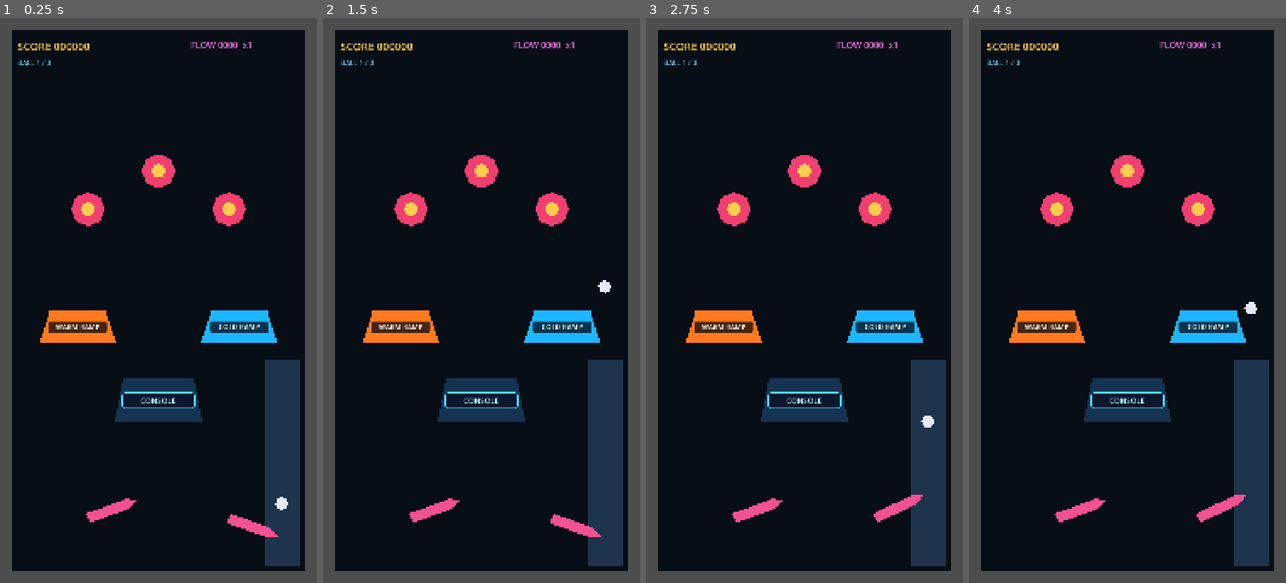
Above: before the commit, frames 1-4 (left to right).
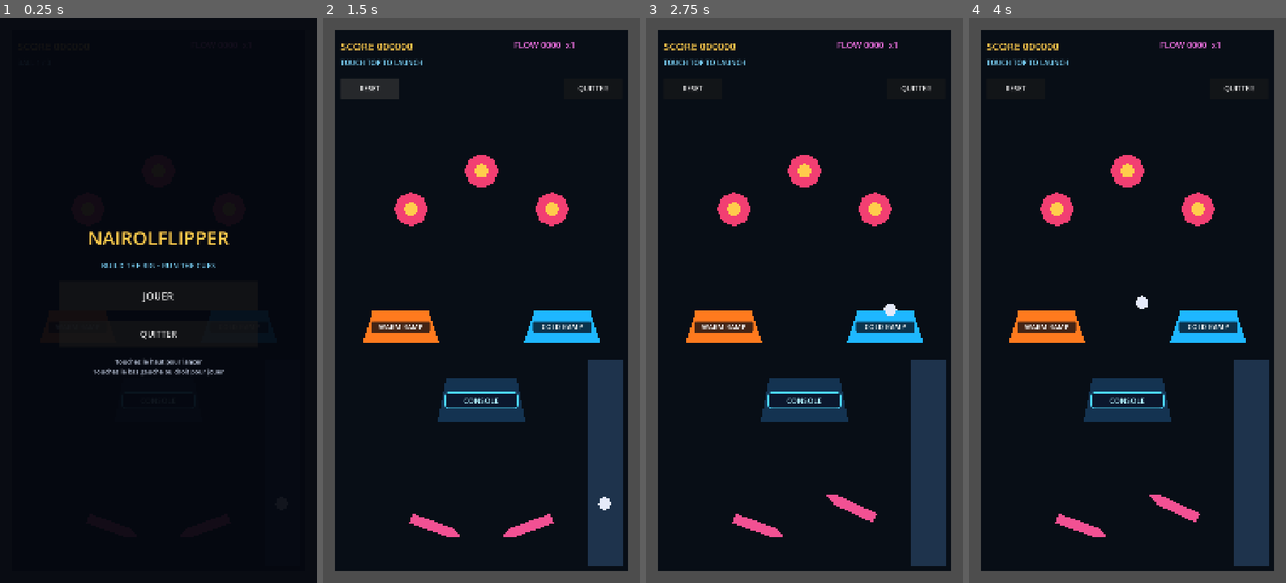
Above: after the commit, the same moments.

Repository: Nairolf138/NairolFlipper
Game: Godot game, scene res://scenes/app/Main.tscn
Two runs of this game, one before a commit and one after it. Both use one fixed random seed, a clock stepped at 60 frames per second and the inputs below.
Inputs (mouse positions are in pixels of both pictures, inside the frame that each line leads up to):
- Up to frame 1 (0.25 s): no input
- Up to frame 2 (1.5 s): click (481, 294) at 0.5 s, where only the run after the commit has a clickable "JOUER"; click (370, 85) at 1.25 s, where only the run after the commit has a clickable "RESET"
- Up to frame 3 (2.75 s): move the mouse to (874, 272) at 2.02 s; hold D (flipper_right) from 2.03 s (still down); click (874, 272) at 2.17 s
- Up to frame 4 (4 s): release D (flipper_right) at 2.75 s; drag from (1064, 328) to (1127, 577) at 2.77 s; move the mouse to (1159, 176) at 3.52 s; hold D (flipper_right) from 3.53 s (still down); click (1159, 176) at 3.67 s

The runs differ from the first frame. In frame 1, 23% of the frame differs, in the area x 0-100%, y 0-100%; in frame 2, 2.0%; in frame 3, 1.4%; in frame 4, 1.4%.

Commit message:
fix: address first Android playtest blockers

Diff:
--- a/data/tuning/PhysicsTuning.tres
+++ b/data/tuning/PhysicsTuning.tres
@@ -4,11 +4,12 @@
 
 [resource]
 script = ExtResource("1_tuning")
-mass = 1.0
-gravity_scale = 1.0
-friction = 0.2
-bounce = 0.75
-linear_damp = 0.0
-angular_damp = 0.05
-max_speed = 2600.0
-launch_force = 1250.0
+mass = 1.25
+gravity_scale = 1.15
+friction = 0.35
+bounce = 0.38
+linear_damp = 0.08
+angular_damp = 0.12
+max_speed = 2200.0
+launch_force = 1900.0
+launch_direction = Vector2(-0.16, -1)
--- a/project.godot
+++ b/project.godot
@@ -13,6 +13,7 @@
 window/size/viewport_height=1920
 window/size/window_width_override=540
 window/size/window_height_override=960
+window/handheld/orientation=1
 window/stretch/mode="canvas_items"
 
 [rendering]
--- a/scenes/app/Main.tscn
+++ b/scenes/app/Main.tscn
@@ -148,16 +148,18 @@
 
 [node name="LeftFlipper" parent="." instance=ExtResource("2_flipper")]
 position = Vector2(300, 1700)
+rotation = 0.349066
 action_name = &"flipper_left"
+rest_angle_degrees = 20.0
+active_angle_degrees = -25.0
+
+[node name="RightFlipper" parent="." instance=ExtResource("2_flipper")]
+position = Vector2(780, 1700)
+rotation = -0.349066
+action_name = &"flipper_right"
 rest_angle_degrees = -20.0
 active_angle_degrees = 25.0
-
-[node name="RightFlipper" parent="." instance=ExtResource("2_flipper")]
-position = Vector2(780, 1700)
-scale = Vector2(-1, 1)
-action_name = &"flipper_right"
-rest_angle_degrees = 20.0
-active_angle_degrees = -25.0
+mirrored = true
 
 [node name="KickBumper" parent="." instance=ExtResource("3_bumper")]
 position = Vector2(300, 650)
@@ -173,3 +175,94 @@
 position = Vector2(780, 650)
 bumper_impulse = 700.0
 score_value = 100
+
+[node name="Interface" type="CanvasLayer" parent="."]
+layer = 10
+
+[node name="GameControls" type="Control" parent="Interface"]
+visible = false
+layout_mode = 3
+anchors_preset = 15
+anchor_right = 1.0
+anchor_bottom = 1.0
+grow_horizontal = 2
+grow_vertical = 2
+mouse_filter = 2
+
+[node name="ResetButton" type="Button" parent="Interface/GameControls"]
+layout_mode = 0
+offset_left = 60.0
+offset_top = 205.0
+offset_right = 260.0
+offset_bottom = 275.0
+mouse_filter = 0
+theme_override_font_sizes/font_size = 24
+text = "RESET"
+
+[node name="QuitButton" type="Button" parent="Interface/GameControls"]
+layout_mode = 0
+offset_left = 820.0
+offset_top = 205.0
+offset_right = 1020.0
+offset_bottom = 275.0
+mouse_filter = 0
+theme_override_font_sizes/font_size = 24
+text = "QUITTER"
+
+[node name="StartOverlay" type="ColorRect" parent="Interface"]
+layout_mode = 3
+anchors_preset = 15
+anchor_right = 1.0
+anchor_bottom = 1.0
+grow_horizontal = 2
+grow_vertical = 2
+color = Color(0.02, 0.03, 0.06, 0.94)
+
+[node name="Menu" type="VBoxContainer" parent="Interface/StartOverlay"]
+layout_mode = 1
+anchors_preset = 8
+anchor_left = 0.5
+anchor_top = 0.5
+anchor_right = 0.5
+anchor_bottom = 0.5
+offset_left = -340.0
+offset_top = -300.0
+offset_right = 340.0
+offset_bottom = 300.0
+grow_horizontal = 2
+grow_vertical = 2
+theme_override_constants/separation = 34
+alignment = 1
+
+[node name="Title" type="Label" parent="Interface/StartOverlay/Menu"]
+layout_mode = 2
+theme_override_colors/font_color = Color(1, 0.8, 0.3, 1)
+theme_override_font_sizes/font_size = 64
+text = "NAIROLFLIPPER"
+horizontal_alignment = 1
+
+[node name="Subtitle" type="Label" parent="Interface/StartOverlay/Menu"]
+layout_mode = 2
+theme_override_colors/font_color = Color(0.5, 0.85, 1, 1)
+theme_override_font_sizes/font_size = 26
+text = "BUILD THE RIG • RUN THE CUES"
+horizontal_alignment = 1
+
+[node name="PlayButton" type="Button" parent="Interface/StartOverlay/Menu"]
+custom_minimum_size = Vector2(0, 100)
+layout_mode = 2
+theme_override_font_sizes/font_size = 34
+text = "JOUER"
+
+[node name="QuitButton" type="Button" parent="Interface/StartOverlay/Menu"]
+custom_minimum_size = Vector2(0, 90)
+layout_mode = 2
+theme_override_font_sizes/font_size = 30
+text = "QUITTER"
+
+[node name="Instructions" type="Label" parent="Interface/StartOverlay/Menu"]
+layout_mode = 2
+theme_override_colors/font_color = Color(0.72, 0.76, 0.84, 1)
+theme_override_font_sizes/font_size = 22
+text = "Touchez le haut pour lancer\nTouchez le bas gauche ou droit pour jouer"
+horizontal_alignment = 1
--- a/scripts/app/main.gd
+++ b/scripts/app/main.gd
@@ -17,12 +17,19 @@
 @onready var cue_manager: CueManagerNode = $CueManager
 @onready var audio_service: AudioServiceNode = $AudioService
 @onready var rig_model: RigModelNode = $RigModel
+@onready var start_overlay: Control = $Interface/StartOverlay
+@onready var game_controls: Control = $Interface/GameControls
+@onready var play_button: Button = $Interface/StartOverlay/Menu/PlayButton
+@onready var menu_quit_button: Button = $Interface/StartOverlay/Menu/QuitButton
+@onready var reset_button: Button = $Interface/GameControls/ResetButton
+@onready var game_quit_button: Button = $Interface/GameControls/QuitButton
 
 @export var respawn_delay: float = 1.0
 
 var remaining_balls: int = 3
 var active_ball_index: int = 0
 var game_over: bool = false
+var gameplay_active: bool = false
 var active_touches: Dictionary[int, StringName] = {}
 
 
@@ -30,6 +37,8 @@
 	for ball in balls:
 		ball.ball_drained.connect(_on_ball_drained)
 		ball.input_enabled = false
+	for flipper in [$LeftFlipper, $RightFlipper]:
+		flipper.activated.connect(_on_flipper_activated)
 	drain.body_entered.connect(_on_drain_body_entered)
 	for bumper in get_tree().get_nodes_in_group("score_bumpers"):
 		bumper.bumper_hit.connect(_on_bumper_hit)
@@ -42,10 +51,17 @@
 	flow_manager.flow_changed.connect(_on_flow_changed)
 	cue_manager.audio_changes_requested.connect(audio_service.apply_cue_changes)
 	cue_manager.bonus_awarded.connect(_on_cue_bonus_awarded)
+	play_button.pressed.connect(start_game)
+	menu_quit_button.pressed.connect(_on_quit_pressed)
+	reset_button.pressed.connect(_on_reset_pressed)
+	game_quit_button.pressed.connect(_on_quit_pressed)
 	restart_game()
+	_show_start_menu()
 
 
 func _unhandled_input(event: InputEvent) -> void:
+	if not gameplay_active:
+		return
 	if event.is_action_pressed("launch_ball"):
 		_launch_or_restart()
 	elif event is InputEventScreenTouch:
@@ -61,6 +77,40 @@
 	else:
 		if balls[active_ball_index].launch_ball():
 			playtest_recorder.record_launch()
+			audio_service.request_sfx(&"launcher")
+
+
+func start_game() -> void:
+	gameplay_active = true
+	start_overlay.hide()
+	game_controls.show()
+	restart_game()
+	status_label.text = "TOUCH TOP TO LAUNCH"
+
+
+func _show_start_menu() -> void:
+	gameplay_active = false
+	start_overlay.show()
+	game_controls.hide()
+	_release_all_touches()
+
+
+func _on_reset_pressed() -> void:
+	if not gameplay_active:
+		return
+	playtest_recorder.record_restart()
+	restart_game()
+	status_label.text = "TOUCH TOP TO LAUNCH"
+
+
+func _on_quit_pressed() -> void:
+	playtest_recorder.save_session()
+	get_tree().quit()
+
+
+func _on_flipper_activated(_action_name: StringName) -> void:
+	if gameplay_active:
+		audio_service.request_sfx(&"flipper")
 
 
 func _handle_touch(event: InputEventScreenTouch) -> void:
@@ -105,18 +155,21 @@
 	flow_manager.add_flow(points)
 	cue_manager.add_condition(&"bumper_hit")
 	playtest_recorder.record_bumper_hit(points)
+	audio_service.request_sfx(StringName(String(_bumper_name).to_snake_case()))
 
 
 func _on_ramp_completed(_ramp_id: StringName, score_value: int, flow_value: int) -> void:
 	_add_score_with_flow(score_value)
 	flow_manager.add_flow(flow_value)
 	status_label.text = "RAMP HIT"
+	audio_service.request_sfx(&"ramp")
 
 
 func _on_scoop_completed(_scoop_id: StringName, score_value: int, flow_value: int) -> void:
 	_add_score_with_flow(score_value)
 	flow_manager.add_flow(flow_value)
 	status_label.text = "CUE VALIDATED"
+	audio_service.request_sfx(&"scoop")
 
 
 func _on_cue_validated(cue_id: StringName) -> void:
@@ -126,6 +179,7 @@
 
 func _on_cue_bonus_awarded(points: int) -> void:
 	_add_score_with_flow(points)
+	audio_service.request_sfx(&"cue")
 
 
 func _add_score_with_flow(points: int) -> void:
@@ -155,10 +209,12 @@
 		return
 	if body.try_ball_save():
 		playtest_recorder.record_ball_save()
+		audio_service.request_sfx(&"safety")
 		body.reset_ball(body.spawn_position)
 		status_label.text = "SAFETY"
 		return
 	playtest_recorder.record_drain()
+	audio_service.request_sfx(&"drain")
 	body.mark_drained()
 
 
@@ -168,7 +224,7 @@
 	remaining_balls -= 1
 	if remaining_balls <= 0:
 		game_over = true
-		status_label.text = "GAME OVER — PRESS SPACE"
+		status_label.text = "GAME OVER — TAP TOP"
 		return
 	active_ball_index = 3 - remaining_balls
 	status_label.text = "BALL %d / 3" % (active_ball_index + 1)
--- a/scripts/audio/audio_service.gd
+++ b/scripts/audio/audio_service.gd
@@ -1,5 +1,19 @@
 class_name AudioService
 extends Node
+
+const SFX_STREAMS: Dictionary[StringName, AudioStream] = {
+	&"flipper": preload("res://assets/audio/sfx/flipper.wav"),
+	&"launcher": preload("res://assets/audio/sfx/launcher.wav"),
+	&"kick_bumper": preload("res://assets/audio/sfx/kick_bumper.wav"),
+	&"snare_bumper": preload("res://assets/audio/sfx/snare_bumper.wav"),
+	&"tom_bumper": preload("res://assets/audio/sfx/tom_bumper.wav"),
+	&"ramp": preload("res://assets/audio/sfx/ramp.wav"),
+	&"scoop": preload("res://assets/audio/sfx/scoop.wav"),
+	&"cue": preload("res://assets/audio/sfx/cue.wav"),
+	&"cue_start": preload("res://assets/audio/sfx/cue.wav"),
+	&"safety": preload("res://assets/audio/sfx/safety.wav"),
+	&"drain": preload("res://assets/audio/sfx/drain.wav"),
+}
 
 signal mix_changed(master_db: float, music_db: float, sfx_db: float)
 signal stems_changed(levels: Dictionary)
@@ -12,10 +26,14 @@
 @export_range(-60.0, 6.0, 0.5) var sfx_volume_db: float = 0.0
 @export_range(20.0, 240.0, 1.0) var bpm: float = 120.0
 @export_range(1.0, 256.0, 1.0) var loop_beats: float = 16.0
+@export_range(1, 16, 1) var sfx_polyphony: int = 8
 
 var stem_levels: Dictionary = {}
 var transport_position_beats: float = 0.0
 var transport_playing: bool = false
+var last_sfx_id: StringName = &""
+var _sfx_players: Array[AudioStreamPlayer] = []
+var _next_sfx_player := 0
 
 signal transport_changed(position_beats: float, playing: bool)
 signal transport_looped()
@@ -25,6 +43,7 @@
 	_ensure_bus(&"Music")
 	_ensure_bus(&"SFX")
 	_apply_bus_levels()
+	_create_sfx_pool()
 
 
 func _process(delta: float) -> void:
@@ -36,6 +55,13 @@
 		transport_position_beats = fmod(transport_position_beats, loop_beats)
 		transport_looped.emit()
 	transport_changed.emit(transport_position_beats, transport_playing)
+
+
+func _exit_tree() -> void:
+	for player in _sfx_players:
+		player.stop()
+		player.stream = null
+	_sfx_players.clear()
 
 
 func start_transport() -> void:
@@ -89,12 +115,34 @@
 	if sfx_id == StringName():
 		return
 	sfx_requested.emit(sfx_id)
+	if not SFX_STREAMS.has(sfx_id) or _sfx_players.is_empty():
+		return
+	last_sfx_id = sfx_id
+	if DisplayServer.get_name() == "headless":
+		return
+	var player := _sfx_players[_next_sfx_player]
+	_next_sfx_player = (_next_sfx_player + 1) % _sfx_players.size()
+	player.stop()
+	player.stream = SFX_STREAMS[sfx_id]
+	player.play()
 
 
 func reset_state() -> void:
 	stem_levels.clear()
 	stems_changed.emit(stem_levels.duplicate())
 	stop_transport(true)
+	for player in _sfx_players:
+		player.stop()
+	last_sfx_id = &""
+
+
+func _create_sfx_pool() -> void:
+	for index in maxi(1, sfx_polyphony):
+		var player := AudioStreamPlayer.new()
+		player.name = "SFXPlayer%d" % (index + 1)
+		player.bus = &"SFX"
+		add_child(player)
+		_sfx_players.append(player)
 
 
 func _ensure_bus(bus_name: StringName) -> void:
--- a/scripts/gameplay/ball.gd
+++ b/scripts/gameplay/ball.gd
@@ -6,6 +6,7 @@
 
 @export var spawn_position: Vector2 = Vector2(960, 1650)
 @export var launch_force: float = 1250.0
+@export var launch_direction: Vector2 = Vector2(-0.16, -1.0)
 @export var tuning: PhysicsTuningResource
 @export var ball_save_duration: float = 4.0
 
@@ -37,6 +38,7 @@
 	linear_damp = tuning.linear_damp
 	angular_damp = tuning.angular_damp
 	launch_force = tuning.launch_force
+	launch_direction = tuning.launch_direction
 	var material := PhysicsMaterial.new()
 	material.friction = tuning.friction
 	material.bounce = tuning.bounce
@@ -73,7 +75,10 @@
 	freeze = false
 	ball_save_remaining = ball_save_duration
 	ball_save_used = false
-	apply_central_impulse(Vector2.UP * launch_force)
+	var direction := launch_direction.normalized()
+	if direction == Vector2.ZERO:
+		direction = Vector2.UP
+	apply_central_impulse(direction * launch_force)
 	return true
 
 
--- a/scripts/gameplay/flipper.gd
+++ b/scripts/gameplay/flipper.gd
@@ -1,16 +1,31 @@
 extends AnimatableBody2D
+
+signal activated(action_name: StringName)
 
 @export var action_name: StringName = &"flipper_left"
 @export var rest_angle_degrees: float = -20.0
 @export var active_angle_degrees: float = 25.0
 @export var rotation_speed_degrees: float = 720.0
+@export var mirrored := false
+
+@onready var collision_shape: CollisionShape2D = $CollisionShape2D
+@onready var visual: Polygon2D = $Visual
+
+var _was_pressed := false
 
 
 func _ready() -> void:
+	if mirrored:
+		collision_shape.position.x = -absf(collision_shape.position.x)
+		visual.scale.x = -1.0
 	rotation = deg_to_rad(rest_angle_degrees)
 
 
 func _physics_process(delta: float) -> void:
-	var target_angle_degrees := active_angle_degrees if Input.is_action_pressed(action_name) else rest_angle_degrees
+	var pressed := Input.is_action_pressed(action_name)
+	if pressed and not _was_pressed:
+		activated.emit(action_name)
+	_was_pressed = pressed
+	var target_angle_degrees := active_angle_degrees if pressed else rest_angle_degrees
 	var target_rotation := deg_to_rad(target_angle_degrees)
 	rotation = move_toward(rotation, target_rotation, deg_to_rad(rotation_speed_degrees) * delta)
--- a/scripts/gameplay/physics_tuning.gd
+++ b/scripts/gameplay/physics_tuning.gd
@@ -10,3 +10,4 @@
 @export var angular_damp: float = 0.05
 @export var max_speed: float = 2600.0
 @export var launch_force: float = 1250.0
+@export var launch_direction: Vector2 = Vector2(-0.16, -1.0)
--- a/tests/godot/test_runner.gd
+++ b/tests/godot/test_runner.gd
@@ -16,9 +16,13 @@
 	_test_cue_bonus_and_reset()
 	await _test_main_scene_scoring_and_reset()
 	await _test_physics_drain_lifecycle()
+	await _test_android_playtest_regressions()
+	# Give the audio server and deferred frees time to release stream references.
+	await process_frame
+	await process_frame
 
 	if _failures.is_empty():
-		print("Godot behavioral tests: 4 passed")
+		print("Godot behavioral tests: 5 passed")
 		quit(0)
 		return
 
@@ -100,7 +104,7 @@
 	_expect(main.balls[0].visible, "Restart shows the first ball")
 	_expect(not main.balls[1].visible and not main.balls[2].visible, "Restart hides inactive balls")
 
-	main.queue_free()
+	main.free()
 	await process_frame
 
 
@@ -153,7 +157,62 @@
 		await physics_frame
 	_expect(main.balls[1].visible and main.balls[1].launch_ready, "Next ball respawns after a physical drain")
 
-	main.queue_free()
+	main.free()
+	await process_frame
+
+
+func _test_android_playtest_regressions() -> void:
+	var packed_scene := load("res://scenes/app/Main.tscn") as PackedScene
+	_expect(packed_scene != null, "Main scene loads for Android playtest regressions")
+	if packed_scene == null:
+		return
+
+	var main := packed_scene.instantiate()
+	root.add_child(main)
+	await process_frame
+	await physics_frame
+
+	_expect(main.start_overlay.visible, "Start menu is visible on launch")
+	_expect(not main.gameplay_active, "Gameplay waits for the Play button")
+	main.start_game()
+	_expect(not main.start_overlay.visible and main.game_controls.visible, "Play starts the game and shows session controls")
+
+	var left_flipper: Node2D = main.get_node("LeftFlipper")
+	var right_flipper: Node2D = main.get_node("RightFlipper")
+	_expect(is_equal_approx(rad_to_deg(left_flipper.rotation), 20.0), "Left flipper has the correct resting angle (got %.2f)" % rad_to_deg(left_flipper.rotation))
+	_expect(is_equal_approx(rad_to_deg(right_flipper.rotation), -20.0), "Right flipper mirrors the left resting angle (got %.2f)" % rad_to_deg(right_flipper.rotation))
+
+	Input.action_press(&"flipper_left")
+	for frame in 12:
+		await physics_frame
+	Input.action_release(&"flipper_left")
+	_expect(rad_to_deg(left_flipper.rotation) < 0.0, "Left flipper moves upward when activated")
+	_expect_equal(main.audio_service.last_sfx_id, &"flipper", "Flipper activation requests audible feedback")
+
+	Input.action_press(&"flipper_right")
+	for frame in 12:
+		await physics_frame
+	Input.action_release(&"flipper_right")
+	_expect(rad_to_deg(right_flipper.rotation) > 0.0, "Right flipper moves upward when activated")
+
+	var ball: RigidBody2D = main.balls[0]
+	var start_position := ball.global_position
+	main._launch_or_restart()
+	var minimum_x := start_position.x
+	var minimum_y := start_position.y
+	for frame in 60:
+		await physics_frame
+		minimum_x = minf(minimum_x, ball.global_position.x)
+		minimum_y = minf(minimum_y, ball.global_position.y)
+	_expect(minimum_y < start_position.y - 300.0, "Launcher sends the ball upward")
+	_expect(minimum_x < start_position.x - 60.0, "Launcher feeds the ball left into the playfield")
+	_expect_equal(main.audio_service.last_sfx_id, &"launcher", "Launcher requests audible feedback")
+
+	main.score_manager.add_points(100)
+	main._on_reset_pressed()
+	_expect_equal(main.score_manager.score, 0, "Reset button starts a clean game")
+
+	main.free()
 	await process_frame
 
 
Not shown, added: assets/audio/sfx/cue.wav.import
Not shown, added: assets/audio/sfx/drain.wav.import
Not shown, added: assets/audio/sfx/flipper.wav.import
Not shown, added: assets/audio/sfx/kick_bumper.wav.import
Not shown, added: assets/audio/sfx/launcher.wav.import
Not shown, added: assets/audio/sfx/ramp.wav.import
Not shown, added: assets/audio/sfx/safety.wav.import
Not shown, added: assets/audio/sfx/scoop.wav.import
Not shown, added: assets/audio/sfx/snare_bumper.wav.import
Not shown, added: assets/audio/sfx/tom_bumper.wav.import
Not shown, changed: AUTONOMY_STATE.md
Not shown, changed: CHANGELOG.md
(and 16 more such lines)
